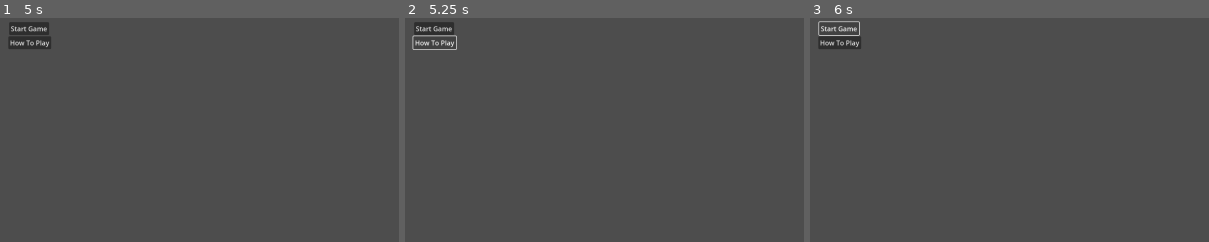
Above: before the commit, frames 1-3 (left to right).
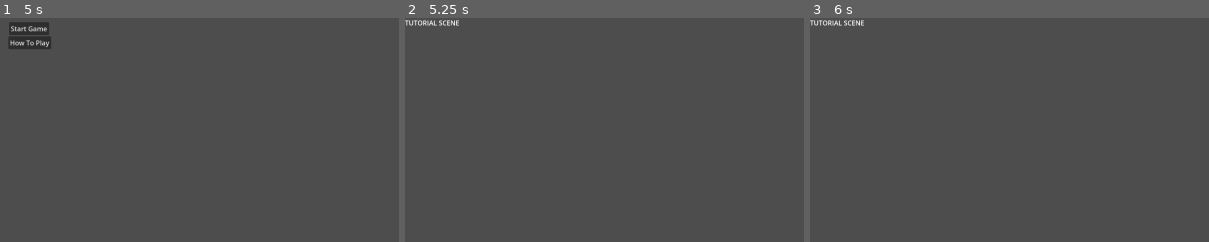
Above: after the commit, the same moments.

Repository: danigeri/ItsSpreadingTheGame
Game: Godot game, scene res://intro_scene/intro_scene.tscn
Two runs of this game, one before a commit and one after it. Both use one fixed random seed, a clock stepped at 60 frames per second and the inputs below. Video files are missing from this copy of the repository; at most half a second of black plays in their place.
Inputs (mouse positions are % of the whole screen's width and height, from its top left):
- Up to frame 1 (5 s): tap Enter at 0.5, 2, 3.5 s; tap Space at 1.25, 2.75, 4.25 s
- Up to frame 2 (5.25 s): click "How To Play" at 5 s
- Up to frame 3 (6 s): click (4, 2) at 5.75 s, where only the run before the commit has a clickable "Start Game"
The pictures show only the part of the screen within x 0-50%, y 0-50%; the shares and areas given below are measured in that part.

Frame 1 is identical in both runs. In frame 2, 0.9% of the frame differs, in the area x 0-14%, y 0-15%; in frame 3, 0.9%.

Commit message:
Menu to tutorial and gameplay scene navigations implemented.

Diff:
--- a/menu_scene/menu_scene.gd
+++ b/menu_scene/menu_scene.gd
@@ -2,8 +2,14 @@
 
 
 func _on_start_button_pressed() -> void:
-	pass
+	var current_scene = get_tree().root.get_child(get_tree().root.get_child_count() - 1)
+	current_scene.queue_free()
+	var gameplay_scene = preload("res://gameplay_scene/gameplay_scene.tscn").instantiate()
+	get_tree().root.add_child(gameplay_scene)
 
 
 func _on_how_to_play_button_pressed() -> void:
-	pass
+	var current_scene = get_tree().root.get_child(get_tree().root.get_child_count() - 1)
+	current_scene.queue_free()
+	var tutorial_scene = preload("res://tutorial_scene/tutorial_scene.tscn").instantiate()
+	get_tree().root.add_child(tutorial_scene)
